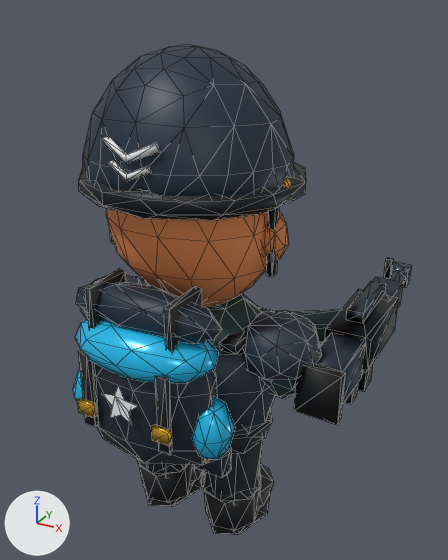
One commit to the glTF model assets/models/soldier/soldier-lod.glb: the scene before it, then after it.
Rendered twice from a camera (50 mm lens) standing at (0.833, -1.344, 1.51) and looking at (-0.009, 0.187, 0.745). The axes (+X, +Y, +Z) are drawn at lower left. The lights are the same throughout. The first picture is the older version. Mesh edges are drawn as thin lines. Vertices at exactly the same position are counted once.

In view in the first picture: 'Arms', 'Body', 'Head', 'LegL', 'LegR'.
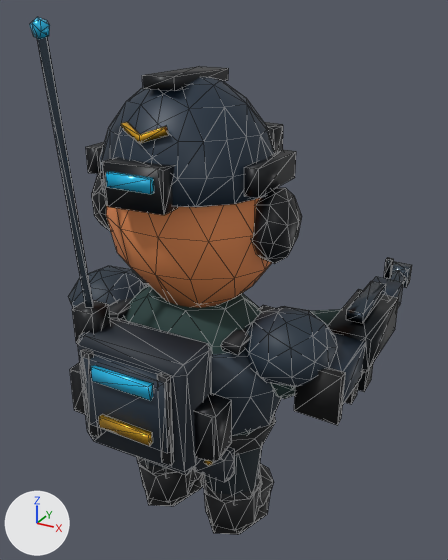
The change, as a list of edits to the scene's bpy script:
```text
Change me_torso:
    remove me_torso.from_pydata(...)  # 474 vertices, 844 faces; spans x -0.377..0.377, y -0.36..0.19, z 0.338..0.889
    add me_torso.from_pydata(...)  # 404 vertices, 713 faces; spans x -0.417..0.417, y -0.351..0.2, z 0.339..1.492
    me_torso part 1: a new loose piece, a box spanning x -0.078..0.078, y -0.35..-0.334, z 0.524..0.556, in mat_v15_toymilitary_pbr
    me_torso part 2: the loose piece of 8 vertices spanning x -0.132..-0.098, y -0.344..-0.326, z 0.512..0.728 is scaled about its middle by (0.929, 0.887, 1.19), then moved by (0.0, 0.007, -0.02)
    me_torso part 3: the loose piece of 8 vertices spanning x 0.098..0.132, y -0.344..-0.326, z 0.512..0.728 is scaled about its middle by (0.929, 0.887, 1.19), then moved by (0.0, 0.007, -0.02)
    me_torso part 4: the loose piece of 40 vertices spanning x 0.154..0.377, y -0.124..0.105, z 0.602..0.778 is rebuilt with 46 vertices and now spans x 0.168..0.417, y -0.135..0.115, z 0.597..0.793
    me_torso part 5: the loose piece of 38 vertices spanning x -0.377..-0.152, y -0.125..0.105, z 0.602..0.778 is rebuilt with 45 vertices and now spans x -0.417..-0.167, y -0.135..0.115, z 0.597..0.793
    me_torso part 6: the loose piece of 37 vertices spanning x -0.2..0.2, y -0.34..-0.13, z 0.43..0.75 is rebuilt with 24 vertices and now spans x -0.165..0.17, y -0.32..-0.175, z 0.42..0.755
    me_torso part 7: the loose piece of 32 vertices spanning x -0.275..0.275, y -0.19..0.19, z 0.44..0.69 is rebuilt with 36 vertices and now spans x -0.295..0.295, y -0.2..0.2, z 0.44..0.69
    me_torso part 8: the loose piece of 26 vertices spanning x 0.133..0.247, y -0.298..-0.172, z 0.452..0.628 is rebuilt with 15 vertices and now spans x 0.152..0.229, y -0.285..-0.195, z 0.48..0.619
    me_torso part 9: the loose piece of 26 vertices spanning x -0.247..-0.133, y -0.298..-0.172, z 0.452..0.628 is rebuilt with 15 vertices and now spans x -0.229..-0.15, y -0.285..-0.195, z 0.48..0.619
    me_torso part 10: the loose piece of 22 vertices spanning x -0.241..0.241, y -0.168..0.168, z 0.35..0.415 is rebuilt with 22 vertices and now spans x -0.251..0.251, y -0.175..0.175, z 0.35..0.415
    me_torso part 11: the loose piece of 16 vertices spanning x 0.093..0.207, y -0.192..-0.138, z 0.338..0.432 is rebuilt with 16 vertices and now spans x 0.1..0.22, y -0.201..-0.143, z 0.339..0.431
    me_torso part 12: the loose piece of 8 vertices spanning x -0.205..-0.155, y -0.138..0.098, z 0.707..0.733 is rebuilt with 10 vertices and now spans x -0.217..-0.162, y -0.143..0.103, z 0.711..0.739
    me_torso part 13: the loose piece of 8 vertices spanning x 0.155..0.205, y -0.138..0.098, z 0.707..0.733 is rebuilt with 10 vertices and now spans x 0.163..0.218, y -0.143..0.109, z 0.711..0.739
    me_torso part 14: 7 loose pieces with 82 vertices, spanning x -0.214..0.214, y -0.356..-0.166, z 0.39..0.889, are deleted
    me_torso part 15: 50 vertices removed from x -0.204..0.204, y -0.36..0.129, z 0.35..0.81; 64 vertices added at x -0.205..0.174, y -0.351..0.131, z 0.35..1.492
    other edits to the shape of me_torso do not show in these pictures
Change me_face:
    remove me_face.from_pydata(...)  # 447 vertices, 794 faces; spans x -0.297..0.297, y -0.276..0.291, z -0.02..0.651
    add me_face.from_pydata(...)  # 532 vertices, 958 faces; spans x -0.304..0.304, y -0.269..0.252, z -0.02..0.59
    me_face part 16: the loose piece of 88 vertices spanning x -0.277..0.277, y -0.264..0.228, z 0.32..0.651 is rebuilt with 82 vertices and now spans x -0.231..0.231, y -0.236..0.208, z 0.32..0.586
    me_face part 17: the loose piece of 10 vertices spanning x 0.257..0.288, y -0.04..-0.006, z 0.333..0.368 is deleted
    me_face part 18: the loose piece of 9 vertices spanning x -0.075..0.075, y -0.272..-0.241, z 0.419..0.468 is deleted
    me_face part 19: 2 vertices moved from x -0.116..-0.093, y 0.204..0.205, z 0.229..0.259 to x -0.11..-0.088, y 0.2..0.205, z 0.239..0.26; 83 vertices removed from x -0.297..0.297, y -0.276..0.291, z 0.115..0.418; 214 vertices added at x -0.304..0.304, y -0.269..0.251, z 0.141..0.59
    other edits to the shape of me_face do not show in these pictures
```

Boxes (x1, y1, x2, y2) around the edits, measured in the pictures (448 x 560 px; the box of a moved part takes in the faces that stretch with it):
'Head', reshaped (8% shorter)
    before: (79, 45, 306, 307)
    after: (86, 66, 302, 308)
'Body', reshaped (24% wider, 122% taller)
    before: (73, 269, 322, 478)
    after: (29, 17, 337, 482)
part 1 of me_torso, added (brown)
    after: (99, 414, 153, 446)
part 2 of me_torso, moved or reshaped
    before: (78, 350, 99, 427)
    after: (81, 349, 101, 438)
part 3 of me_torso, moved or reshaped
    before: (155, 376, 172, 455)
    after: (157, 372, 174, 466)
part 4 of me_torso, rebuilt (14% wider, 15% taller)
    before: (240, 310, 322, 380)
    after: (243, 306, 337, 387)
part 5 of me_torso, rebuilt (mostly hidden before)
    before: (80, 275, 149, 319)
    after: (68, 266, 146, 308)
part 6 of me_torso, rebuilt
    before: (93, 363, 218, 465)
    after: (78, 318, 212, 475)
part 7 of me_torso, rebuilt (15% wider)
    before: (215, 352, 275, 432)
    after: (212, 352, 281, 436)
part 8 of me_torso, rebuilt (11% narrower, 9% taller)
    before: (192, 397, 235, 460)
    after: (194, 393, 232, 462)
part 9 of me_torso, rebuilt (mostly hidden before)
    before: (73, 368, 83, 405)
    after: (70, 362, 86, 415)
part 10 of me_torso, rebuilt
    before: (230, 410, 273, 454)
    after: (229, 415, 276, 455)
part 11 of me_torso, rebuilt (12% taller)
    before: (194, 447, 232, 478)
    after: (195, 447, 235, 482)
part 12 of me_torso, rebuilt (not visible before)
    after: (109, 283, 149, 319)
part 13 of me_torso, rebuilt (6% taller)
    before: (219, 307, 273, 354)
    after: (221, 305, 275, 355)
part 14 of me_torso, deleted
    before: (76, 269, 222, 463)
part 15 of me_torso, moved or reshaped
    before: (75, 319, 218, 383)
    after: (29, 17, 213, 466)
part 16 of me_face, rebuilt (17% narrower, 14% shorter)
    before: (83, 45, 294, 197)
    after: (100, 77, 275, 207)
part 17 of me_face, deleted
    before: (284, 177, 292, 189)
part 18 of me_face, deleted
    before: (103, 136, 160, 163)
part 19 of me_face, cut back
    before: (79, 160, 306, 277)
    after: (86, 66, 302, 264)
